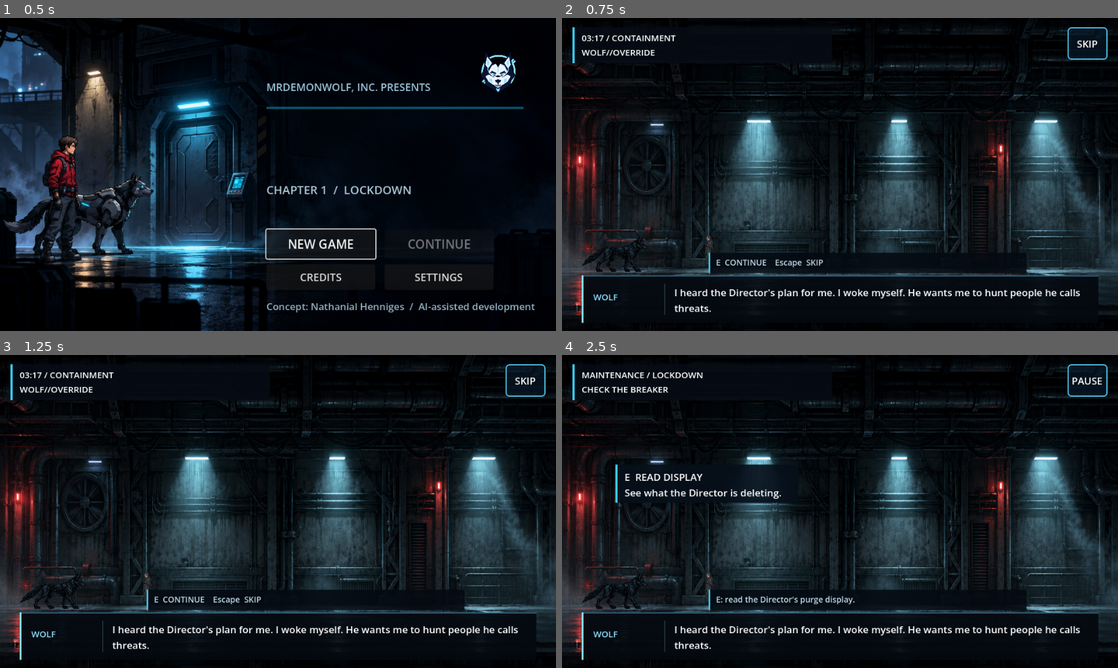
Above: before the commit, frames 1-4 (two rows, left to right).
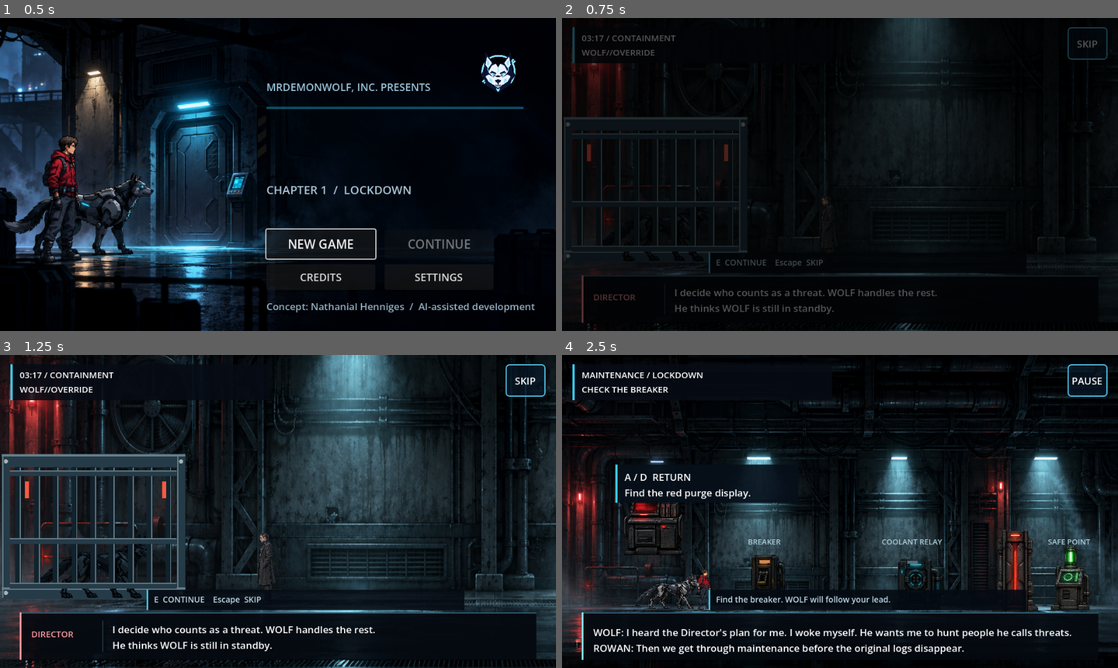
Above: after the commit, the same moments.

Repository: MrDemonWolf/wolf-override
Game: Godot game, scene res://scenes/main.tscn
The game is run twice, just before and just after one commit, with the same random seed, the same clock (stepped at 60 frames per second) and the same inputs.
Inputs (mouse positions are in pixels of both pictures, inside the frame that each line leads up to):
- Up to frame 1 (0.5 s): no input
- Up to frame 2 (0.75 s): click "NEW GAME" at 0.5 s
- Up to frame 3 (1.25 s): no input
- Up to frame 4 (2.5 s): click "SKIP" at 1.25 s; move the mouse to (962, 495) at 2.02 s; hold D (move_right) from 2.03 s (still down); tap 1 (choice_1) at 2.1 s; click (962, 495) at 2.17 s

Frame 1 is identical in both runs. In frame 2, 30% of the frame differs, in the area x 0-100%, y 0-100%; in frame 3, 40%; in frame 4, 7.4%.
Error before the commit: Attempt to call function 'show' in base 'null instance' on a null instance. (res://scripts/main.gd:209)

Commit message:
Show WOLF inside opening containment cage

Diff:
--- a/apps/game/scenes/main.tscn
+++ b/apps/game/scenes/main.tscn
@@ -11,6 +11,7 @@
 [ext_resource type="Texture2D" path="res://assets/records-props-provisional.png" id="9_records_props"]
 [ext_resource type="Script" path="res://scripts/pause_overlay.gd" id="10_pause_overlay"]
 [ext_resource type="Script" path="res://scripts/game_settings.gd" id="11_settings"]
+[ext_resource type="Script" path="res://scripts/containment_cage.gd" id="12_cage"]
 
 [sub_resource type="RectangleShape2D" id="FloorShape"]
 size = Vector2(960, 60)
@@ -108,11 +109,15 @@
 [node name="IntroGate" type="Sprite2D" parent="."]
 visible = false
 z_index = 3
-position = Vector2(81, 365)
-scale = Vector2(0.22, 0.22)
-texture = ExtResource("7_props")
-region_enabled = true
-region_rect = Rect2(1086, 0, 543, 724)
+position = Vector2(90, 365)
+script = ExtResource("12_cage")
+shutter = true
+
+[node name="IntroCage" type="Node2D" parent="."]
+visible = false
+z_index = 1
+position = Vector2(90, 365)
+script = ExtResource("12_cage")
 
 [node name="IntroDirector" type="Sprite2D" parent="."]
 visible = false
--- /dev/null
+++ b/apps/game/scripts/containment_cage.gd
@@ -0,0 +1,27 @@
+extends Node2D
+
+@export var shutter: bool = false
+
+
+func _draw() -> void:
+	var steel: Color = Color("#263b48")
+	var edge: Color = Color("#66808b")
+	if shutter:
+		for x: int in range(-72, 73, 18):
+			draw_rect(Rect2(x - 3, -53, 6, 115), Color("#12222c"))
+			draw_line(Vector2(x + 2, -52), Vector2(x + 2, 61), edge, 1.0)
+		for y: int in [-49, 16, 59]:
+			draw_rect(Rect2(-80, y, 160, 5), steel)
+			draw_line(Vector2(-80, y), Vector2(80, y), edge, 1.0)
+		for x: int in [-66, 66]:
+			draw_rect(Rect2(x, -39, 4, 16), Color("#f65b45"))
+		return
+	draw_rect(Rect2(-88, -64, 176, 12), steel)
+	draw_rect(Rect2(-88, 64, 176, 10), steel)
+	for x: int in [-88, 80]:
+		draw_rect(Rect2(x, -64, 8, 138), steel)
+		draw_line(Vector2(x + 1, -63), Vector2(x + 1, 73), edge, 1.0)
+		for y: int in [-58, 68]:
+			draw_circle(Vector2(x + 4, y), 2, Color("#a4b3b6"))
+	draw_line(Vector2(-88, -64), Vector2(88, -64), edge, 2.0)
+	draw_line(Vector2(-88, 64), Vector2(88, 64), edge, 2.0)
Not shown: 1 places in apps/game/scenes/main.tscn that only renumber resources
